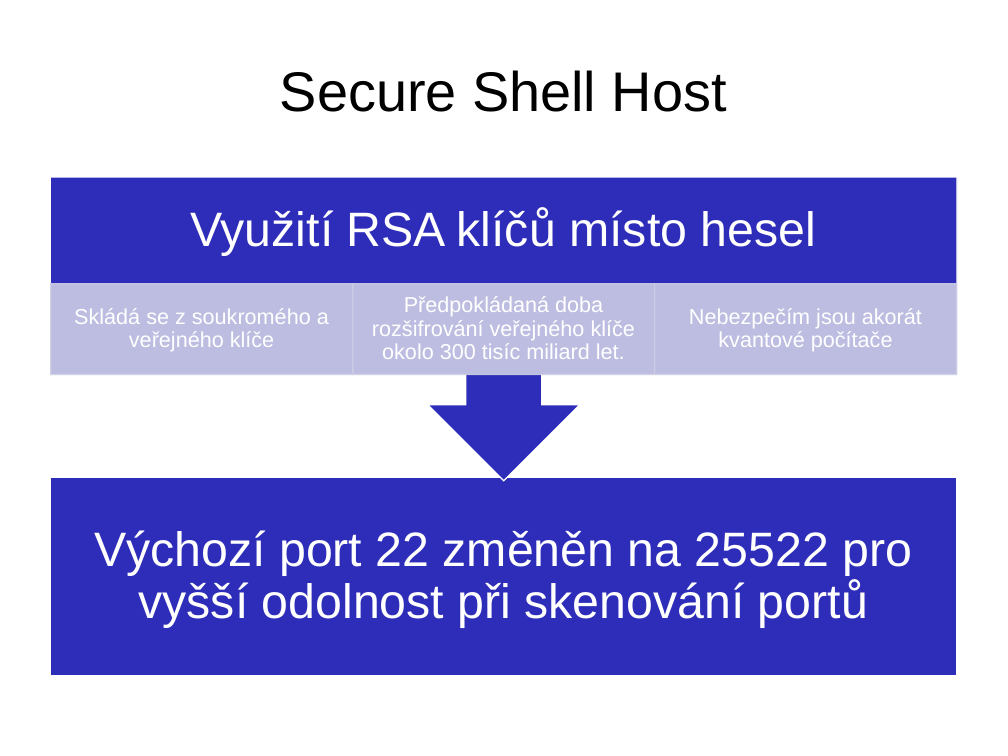
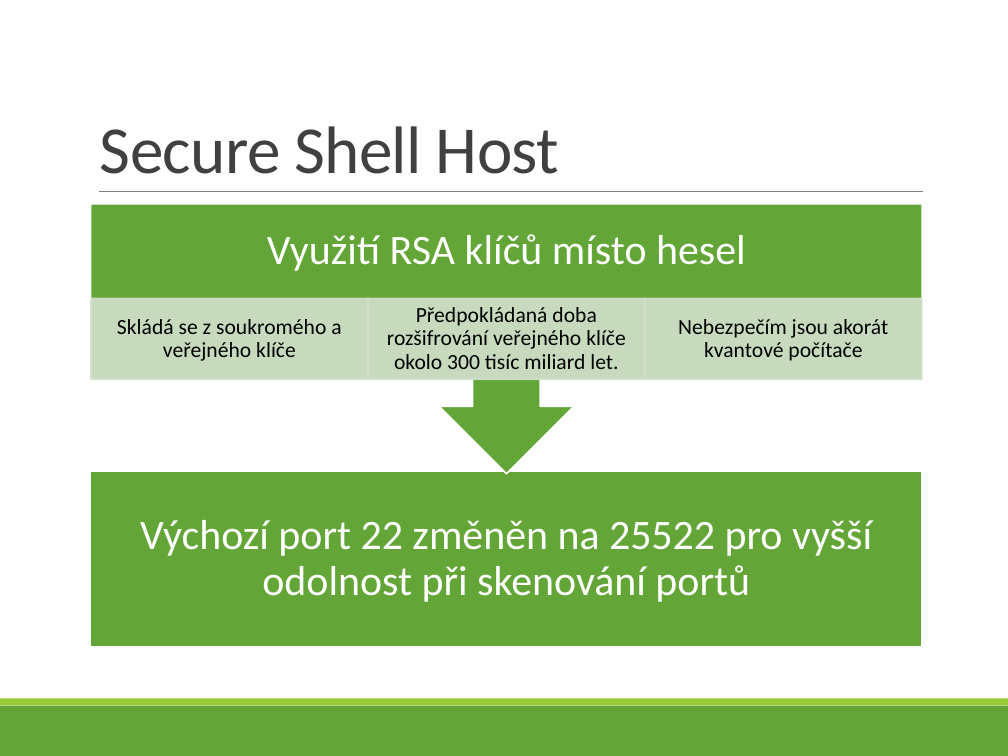
Before and after one commit to bastakka/graduation, a slide deck: slide 11 of Thesis/V4D Bašta Karel - 5 - VMware.pptx. Drawn at 1008x756 pixels with LibreOffice and Linux fonts; fonts in the diff are those of the drawing. Boxes give left, top, right and bottom in pixels: in the first picture for what was removed or moved away, otherwise in the second. Text is boxed around its words. In the diff, an @@ line names an element or a change of style, - is before the commit and + after.

```diff
--- a/Thesis/V4D Bašta Karel - 5 - VMware.pptx
+++ b/Thesis/V4D Bašta Karel - 5 - VMware.pptx
@@ title "Secure Shell Host": place and size @@
-title "Secure Shell Host" at (280, 70, 727, 112)
+title "Secure Shell Host" at (100, 126, 559, 174)
@@ title "Secure Shell Host" at (100, 126, 559, 174): size 44 to 52.9 pt, font Arial to Calibri, text colour #000000 to #404040, letter spacing 0 to -0.6 pt; alignment centre to left; line spacing 0.93 to 0.85; vertical alignment middle to bottom @@
@@ text "Využití RSA klíčů místo hesel" at (267, 234, 746, 271): size 38 to 33 pt, font Arial to Calibri; less space between paragraphs @@
@@ text "Využití RSA klíčů místo hesel": place and size @@
-text "Využití RSA klíčů místo hesel" at (190, 207, 816, 255)
+text "Využití RSA klíčů místo hesel" at (267, 234, 746, 271)
@@ up arrow callout: place and size @@
-up arrow callout at (50, 177, 958, 481)
+up arrow callout at (91, 204, 923, 474)
@@ up arrow callout at (91, 204, 923, 474): fill #2D2DB9 to #63A537; outline #FFFFFF 1 pt to #FFFFFF 1.25 pt @@
@@ line added from (99, 191) to (923, 191), #808080 0.5 pt @@
@@ font Arial to Calibri, text colour #FFFFFF to #000000 in 3 elements at (387, 307, 626, 369), (678, 319, 888, 361), (117, 319, 341, 361) @@
@@ text "Skládá se z soukromého a ...": place and size @@
-text "Skládá se z soukromého a ..." at (74, 308, 329, 351)
+text "Skládá se z soukromého a ..." at (117, 319, 341, 361)
@@ fill #CDCDE6 at 90% opacity to #D3E1CE at 90% opacity; outline #CDCDE6 1 pt to #D3E1CE 1.25 pt in 3 elements at (368, 298, 645, 379), (645, 298, 922, 379), (91, 298, 369, 379) @@
@@ rectangle: place and size @@
-rectangle at (51, 284, 353, 374)
+rectangle at (91, 298, 369, 379)
@@ text "Předpokládaná doba rozšifrování veřejného klíče ...": place and size @@
-text "Předpokládaná doba rozšifrování veřejného klíče ..." at (372, 296, 635, 359)
+text "Předpokládaná doba rozšifrování veřejného klíče ..." at (387, 307, 626, 369)
@@ rectangle: place and size @@
-rectangle at (353, 284, 655, 374)
+rectangle at (368, 298, 645, 379)
@@ text "Nebezpečím jsou akorát kvantové počítače": place and size @@
-text "Nebezpečím jsou akorát kvantové počítače" at (689, 308, 922, 351)
+text "Nebezpečím jsou akorát kvantové počítače" at (678, 319, 888, 361)
@@ rectangle: place and size @@
-rectangle at (655, 284, 957, 374)
+rectangle at (645, 298, 922, 379)
@@ text "Výchozí port 22 změněn na ...": place and size @@
-text "Výchozí port 22 změněn na ..." at (94, 530, 912, 628)
+text "Výchozí port 22 změněn na ..." at (140, 520, 872, 602)
@@ text "Výchozí port 22 změněn na ..." at (140, 520, 872, 602): size 38 to 33 pt, font Arial to Calibri; less space between paragraphs @@
@@ rectangle at (91, 471, 923, 647): fill #2D2DB9 to #63A537; outline #FFFFFF 1 pt to #FFFFFF 1.25 pt @@
@@ rectangle: place and size @@
-rectangle at (50, 478, 958, 676)
+rectangle at (91, 471, 923, 647)
@@ rectangle added at (0, 706, 1008, 756), fill #63A537 @@
@@ rectangle added at (0, 699, 1008, 706), fill #99CB38 @@
```
Also in this commit, not shown: 42 other slides changed, 1 slide added, 5 other files.
